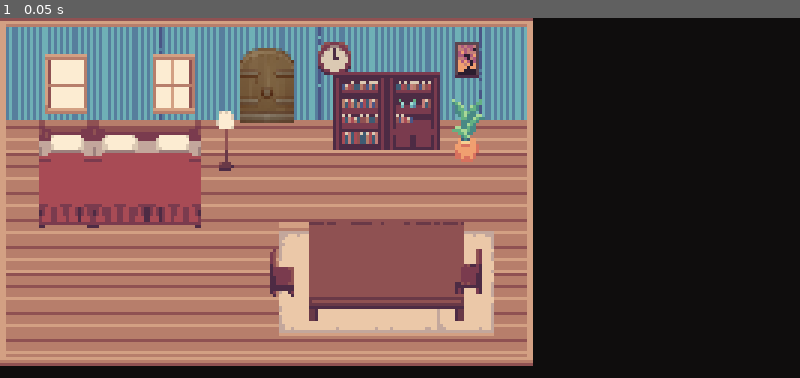
Above: before the commit, frame 1.
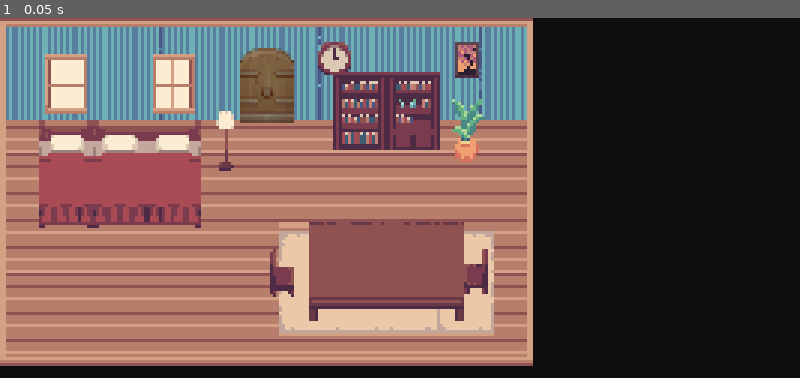
Above: after the commit, the same moment.

Repository: Davinca123/Everbond
Game: Godot game, scene res://scenes/maps/House1Interior.tscn
The game is run twice, just before and just after one commit, with the same random seed, the same clock (stepped at 60 frames per second) and the same inputs. This scene is started directly instead of the project's main scene.
Inputs:
- Up to frame 1 (0.05 s): no input

The runs differ from the first frame. In frame 1, 0.2% of the frame differs, in the area x 56-61%, y 64-77%.

Commit message:
Stop the player at the table edge, let her behind the headboard
- The table's collision reaches its back edge, so she stops behind it
  instead of on the tabletop.
- The right chair is drawn 4 px further right (texture_origin) so its
  seat no longer overlaps the table; its collision moves with it.
- The bed collides from the pillows down and sorts from just below the
  headboard, so she can walk behind the headboard.

Co-Authored-By: Claude Opus 5.5 <noreply@anthropic.com>

Diff:
--- a/resources/tilesets/interior.tres
+++ b/resources/tilesets/interior.tres
@@ -193,7 +193,7 @@
 24:7/size_in_atlas = Vector2i(6, 4)
 24:7/0 = 0
 24:7/0/y_sort_origin = -27
-24:7/0/physics_layer_0/polygon_0/points = PackedVector2Array(-46, -26, 46, -26, 46, 30, -46, 30)
+24:7/0/physics_layer_0/polygon_0/points = PackedVector2Array(-46, -29, 46, -29, 46, 30, -46, 30)
 30:7/size_in_atlas = Vector2i(2, 2)
 30:7/0 = 0
 30:7/0/y_sort_origin = 8
@@ -300,8 +300,9 @@
 24:12/0/physics_layer_0/polygon_0/points = PackedVector2Array(-7, 3, 11, 3, 11, 15, -7, 15)
 26:12/size_in_atlas = Vector2i(2, 2)
 26:12/0 = 0
+26:12/0/texture_origin = Vector2i(-4, 0)
 26:12/0/y_sort_origin = 14
-26:12/0/physics_layer_0/polygon_0/points = PackedVector2Array(-6, -4, 9, -4, 9, 14, -6, 14)
+26:12/0/physics_layer_0/polygon_0/points = PackedVector2Array(-2, -4, 13, -4, 13, 14, -2, 14)
 28:12/size_in_atlas = Vector2i(2, 2)
 28:12/0 = 0
 28:12/0/y_sort_origin = 10
@@ -351,8 +352,8 @@
 0:16/0/y_sort_origin = 4
 10:16/size_in_atlas = Vector2i(6, 5)
 10:16/0 = 0
-10:16/0/y_sort_origin = -26
-10:16/0/physics_layer_0/polygon_0/points = PackedVector2Array(-48, -26, 48, -26, 48, 38, -48, 38)
+10:16/0/y_sort_origin = -15
+10:16/0/physics_layer_0/polygon_0/points = PackedVector2Array(-48, -17, 48, -17, 48, 38, -48, 38)
 16:16/size_in_atlas = Vector2i(2, 3)
 16:16/0 = 0
 16:16/0/y_sort_origin = 19
Not shown, changed: BUGS.md
